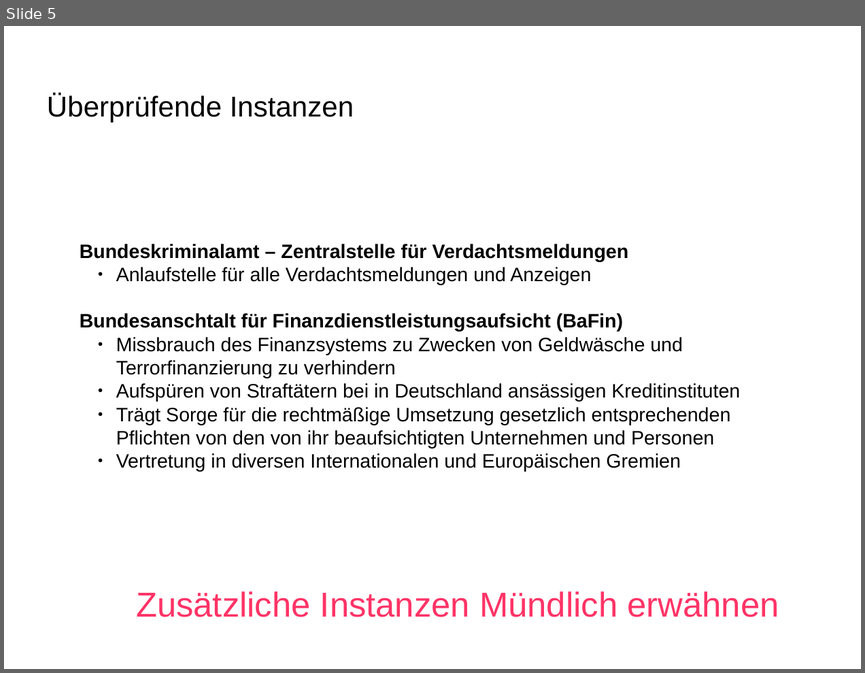
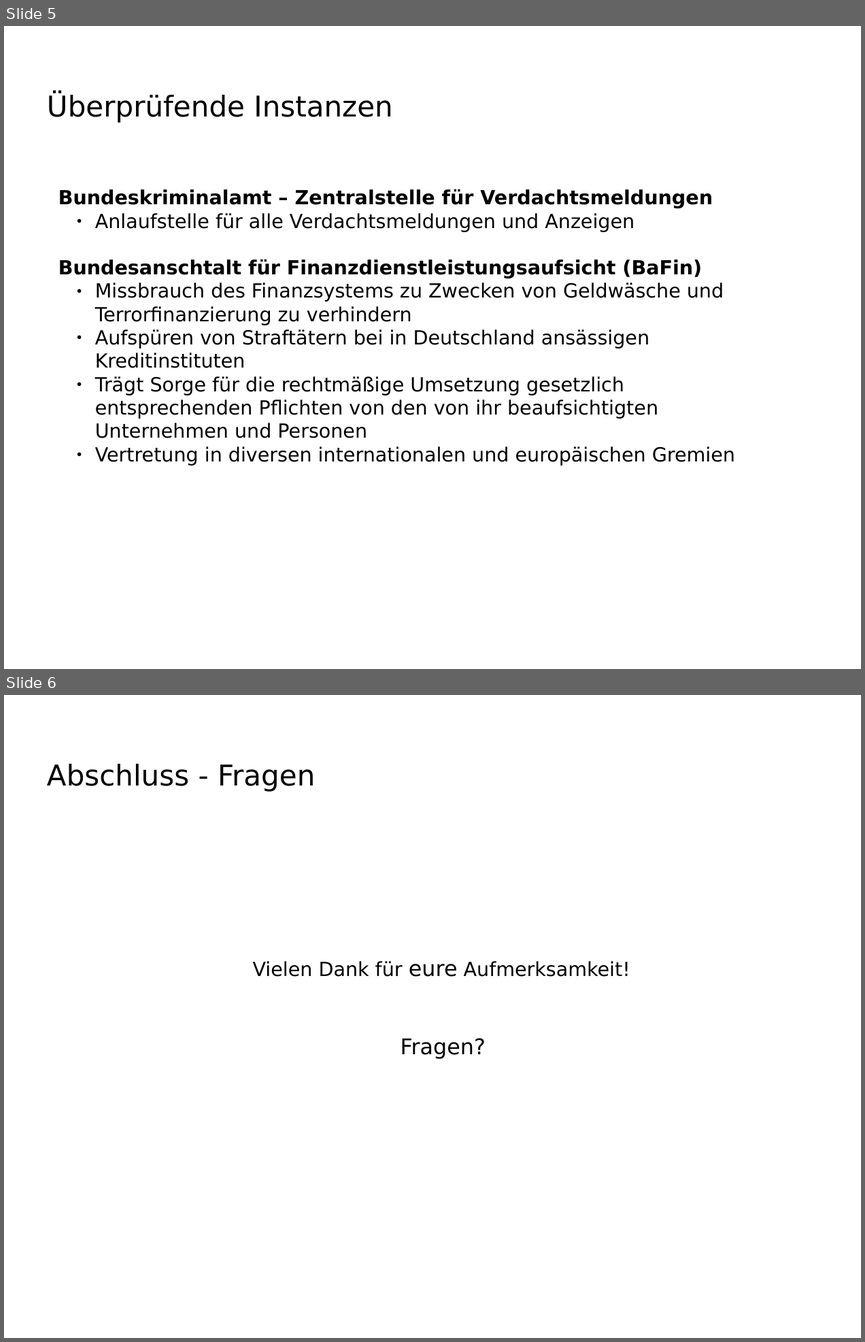
Before and after one commit to BlurryRoots/BW1, a slide deck: presentation/presentation.odp. Shown one above the other, each under a label of ours: slide 5 before the commit, slides 5 and 6 after it. The pictures are 865x673 and 865x1342 pixels, drawn with LibreOffice and Linux fonts; fonts in the diff are those of the drawing; background and template pictures are left out. Boxes give left, top, right and bottom in pixels: in the first picture for what was removed or moved away, otherwise in the second. Text is boxed around its words. In the diff, an @@ line names an element or a change of style, - is before the commit and + after.

Commit message:
changed: fixed font to be platform independent changed: fixed font size to fit all text on slides changed: some minor spelling issues and some points in my part of the presentation

```diff
--- a/presentation/presentation.odp
+++ b/presentation/presentation.odp
@@ slide 6 added at (4, 695, 861, 1338), background picture (left out) @@
@@ title added at (47, 764, 315, 792), 26.5 pt, text #000000 @@
+Abschluss - Fragen
@@ text added at (253, 961, 630, 977), 18 pt, text #000000 @@
+Vielen Dank für eure Aufmerksamkeit!
@@ text added at (400, 1038, 485, 1059), 20 pt, text #000000 @@
+Fragen?
@@ slide 5 changed as well @@
@@ title "Überprüfende Instanzen" at (47, 95, 392, 123): font Arial to DejaVu Sans @@
@@ text "Bundeskriminalamt – Zentralstelle für Verdachtsmeldungen": place and size @@
-text "Bundeskriminalamt – Zentralstelle für Verdachtsmeldungen" at (79, 244, 740, 471)
+text "Bundeskriminalamt – Zentralstelle für Verdachtsmeldungen" at (58, 189, 735, 465)
@@ text at (58, 189, 723, 438): font Arial to DejaVu Sans in "Bundeskriminalamt – Zentralstelle für Verdachtsmeldungen", "Anlaufstelle für alle Verdachtsmeldungen und Anzeigen", "Bundesanschtalt für Finanzdienstleistungsaufsicht (BaFin)", "Missbrauch des Finanzsystems zu Zwecken von Geldwäsche ..." and 2 more places @@
@@ text at (95, 446, 735, 465): text changed; font Arial to DejaVu Sans @@
-  ● Vertretung in diversen Internationalen und Europäischen Gremien
+  ● Vertretung in diversen internationalen und europäischen Gremien
@@ text removed at (136, 591, 779, 617) @@
-Zusätzliche Instanzen Mündlich erwähnen
```
Also in this commit, not shown: 5 other slides changed, 1 slide removed.
